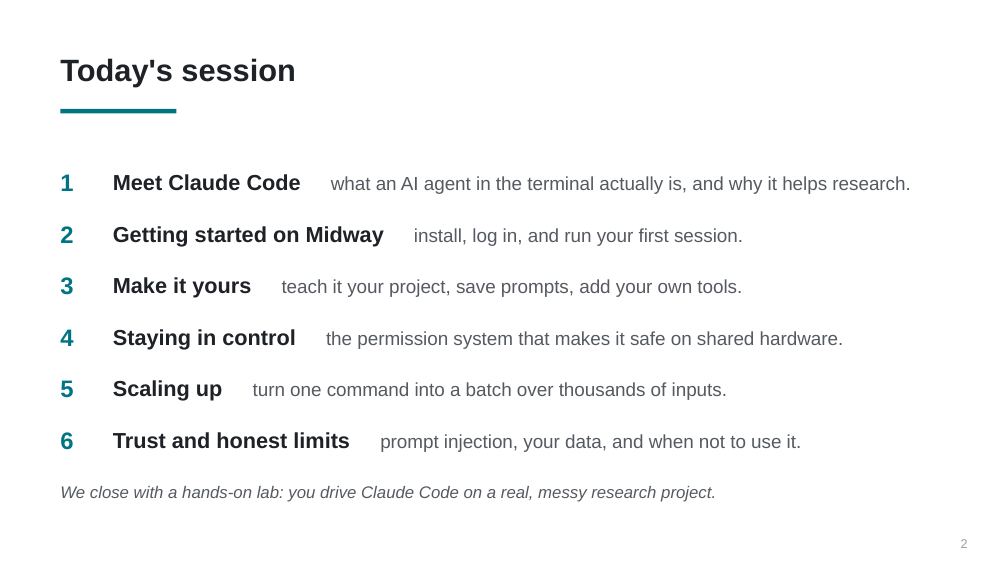
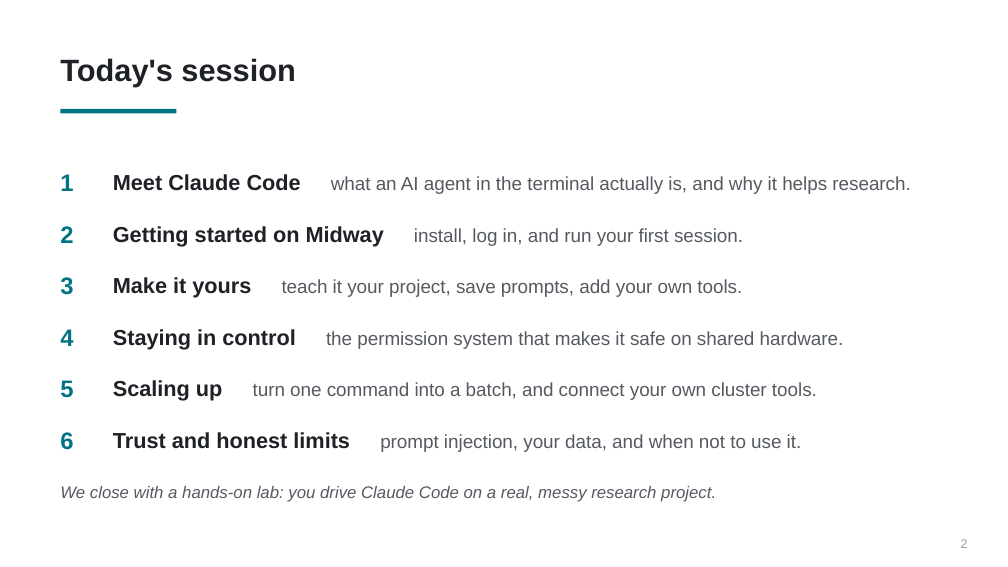
Before and after one commit to PursuitOfDataScience/uchicago-workshops, a slide deck: slide 2 of claude-code-tutorial/claude-code-tutorial.pptx. Drawn at 1008x567 pixels with LibreOffice and Linux fonts; fonts in the diff are those of the drawing. Boxes give left, top, right and bottom in pixels: in the first picture for what was removed or moved away, otherwise in the second. Text is boxed around its words. In the diff, an @@ line names an element or a change of style, - is before the commit and + after.

```diff
--- a/claude-code-tutorial/claude-code-tutorial.pptx
+++ b/claude-code-tutorial/claude-code-tutorial.pptx
@@ text at box(113, 380, 817, 401): text changed @@
-Scaling up turn one command into a batch over thousands of inputs.
+Scaling up turn one command into a batch, and connect your own cluster tools.
```
Also in this commit, not shown: 17 other slides changed, 21 other files.
